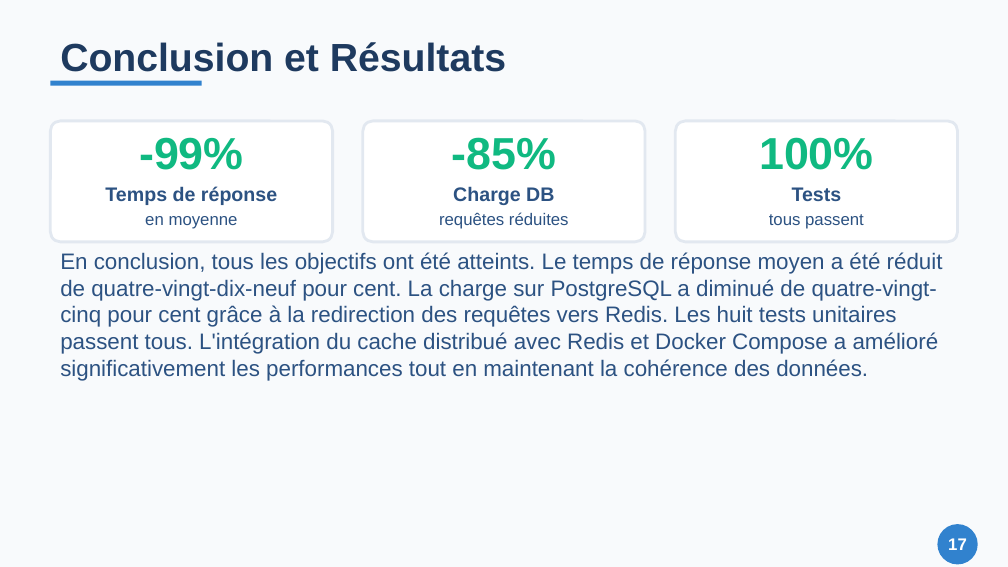
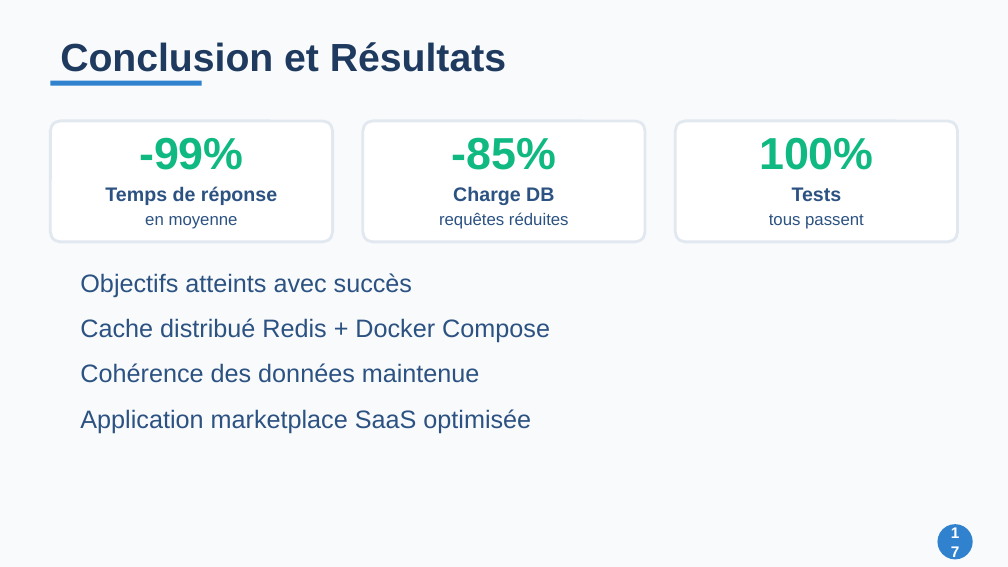
Before and after one commit to Zeinot/marketplace-saas, a slide deck: slide 17 of output/Presentation_Cache_Redis.pptx. Drawn at 1008x567 pixels with LibreOffice and Linux fonts; fonts in the diff are those of the drawing. Boxes give left, top, right and bottom in pixels: in the first picture for what was removed or moved away, otherwise in the second. Text is boxed around its words. In the diff, an @@ line names an element or a change of style, - is before the commit and + after.

```diff
--- a/output/Presentation_Cache_Redis.pptx
+++ b/output/Presentation_Cache_Redis.pptx
@@ text "Objectifs atteints avec succès" at (80, 273, 412, 297): vertical alignment top to middle @@
@@ text at (80, 273, 412, 297): text changed; size 16 to 18 pt @@
-En conclusion, tous les objectifs ont été atteints. Le temps de réponse moyen a été réduit de quatre-vingt-dix-neuf pour cent. La charge sur PostgreSQL a diminué de quatre-vingt-cinq pour cent grâce à la redirection des requêtes vers Redis. Les huit tests unitaires passent tous. L'intégration du cache distribué avec Redis et Docker Compose a amélioré significativement les performances tout en maintenant la cohérence des données.
+Objectifs atteints avec succès
@@ text added at (80, 318, 550, 343), 18 pt, text #2C5282 @@
+Cache distribué Redis + Docker Compose
@@ text added at (80, 363, 480, 383), 18 pt, text #2C5282 @@
+Cohérence des données maintenue
@@ text added at (80, 409, 531, 434), 18 pt, text #2C5282 @@
+Application marketplace SaaS optimisée
@@ text "17" at (937, 524, 973, 559): size 12 to 11 pt @@
@@ ellipse: place and size @@
-ellipse at (937, 524, 978, 564)
+ellipse at (937, 524, 973, 559)
```
Also in this commit, not shown: 19 other slides changed, 6 other files.
